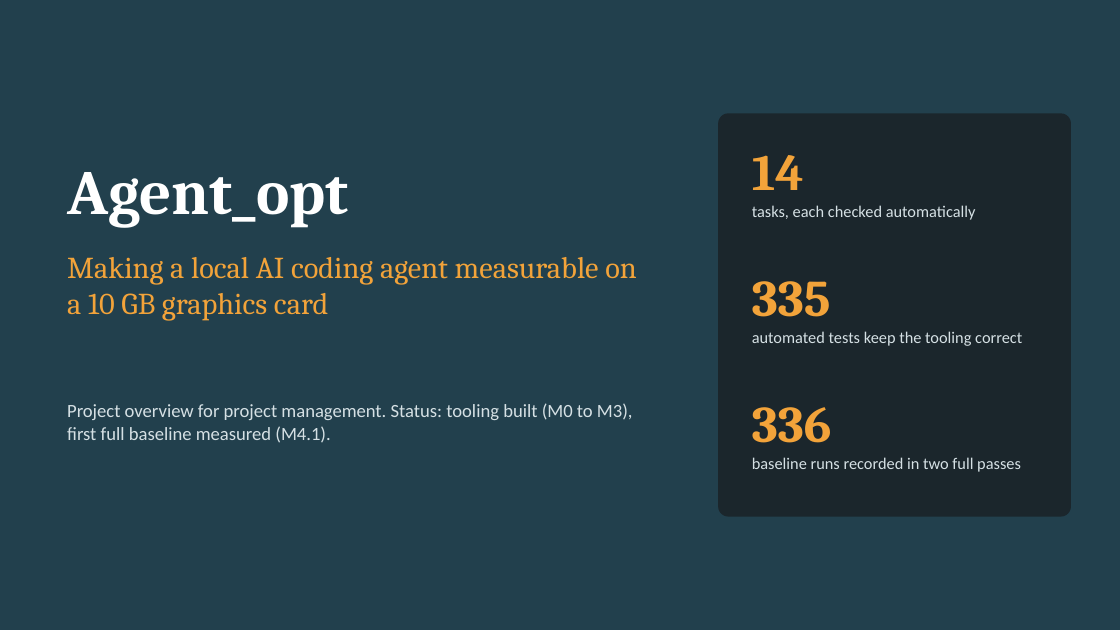
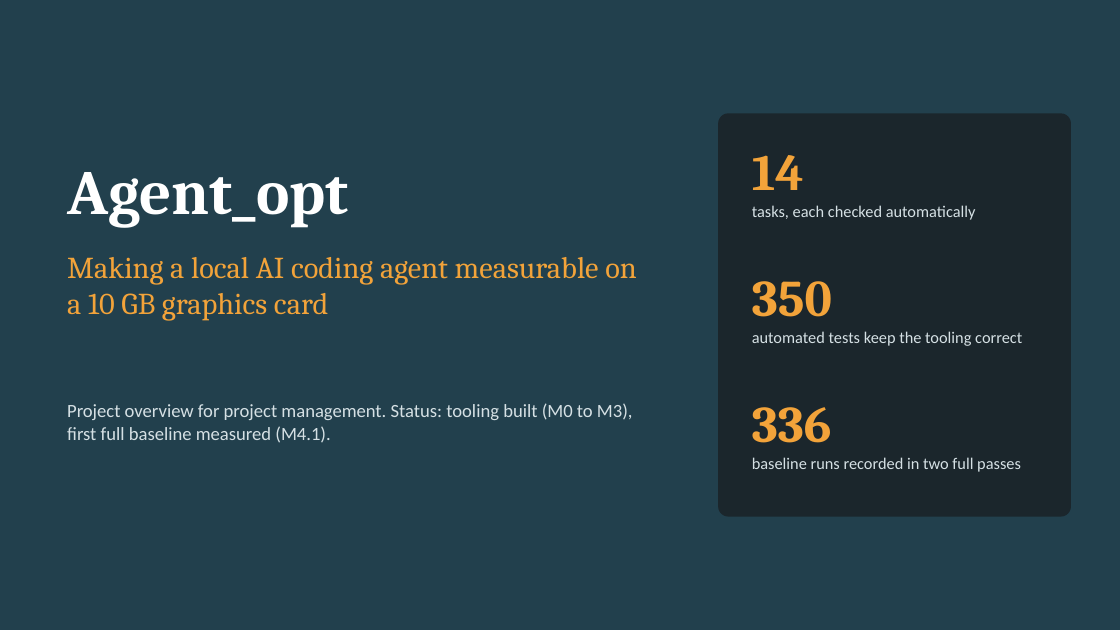
Before and after one commit to npwa/agent_opt, a slide deck: slide 1 of Doc/Agent_opt.pptx. Drawn at 1120x630 pixels with LibreOffice and Linux fonts; fonts in the diff are those of the drawing. Boxes give left, top, right and bottom in pixels: in the first picture for what was removed or moved away, otherwise in the second. Text is boxed around its words. In the diff, an @@ line names an element or a change of style, - is before the commit and + after.

```diff
--- a/Doc/Agent_opt.pptx
+++ b/Doc/Agent_opt.pptx
@@ text at [752,281,832,317]: text changed @@
-335
+350
```
Also in this commit, not shown: 1 other slide changed, 27 other files.
